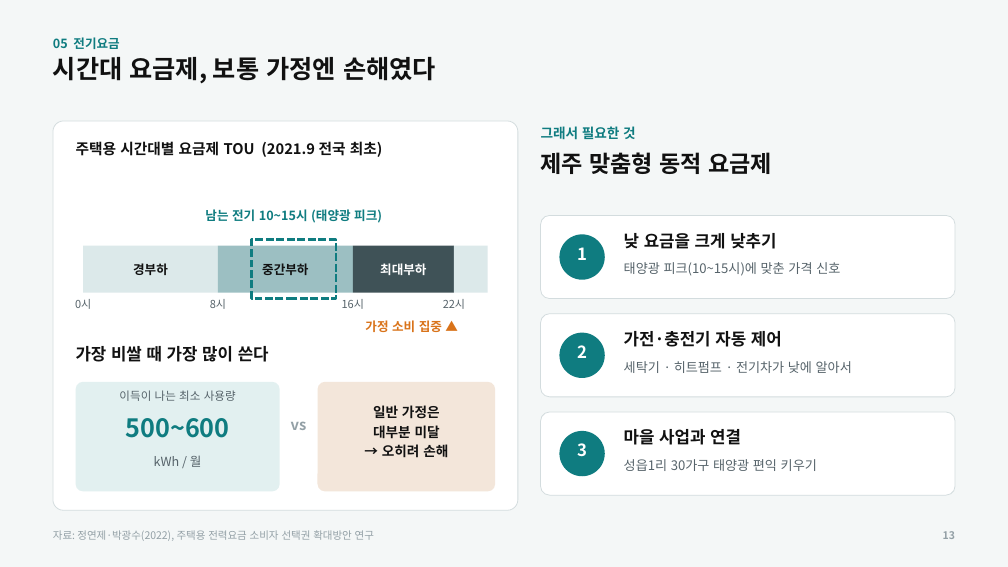
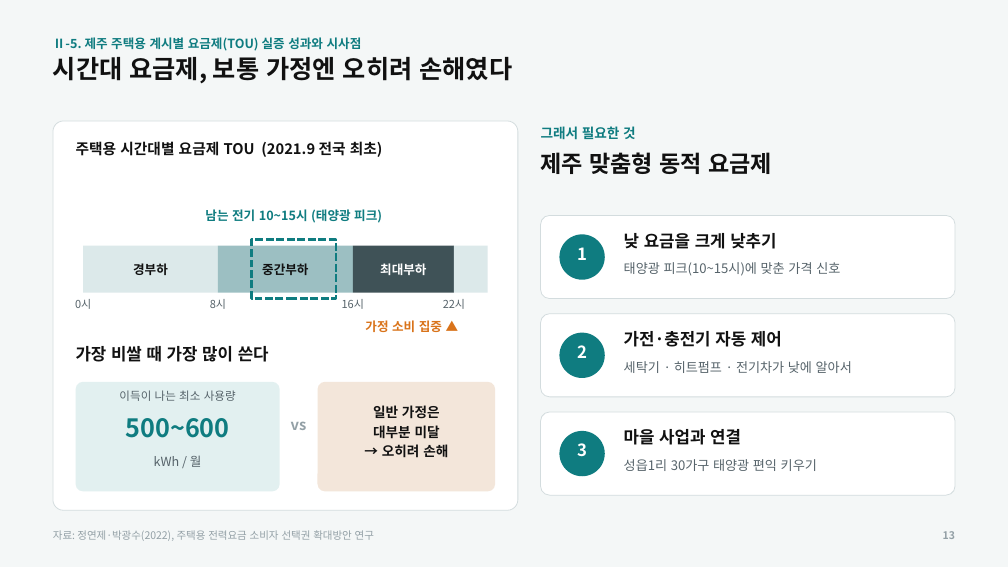
Before and after one commit to a44830300-arch/shaohong, a slide deck: slide 13 of 학업/전기/발표/분산에너지_발표_시안B.pptx. Drawn at 1008x567 pixels with LibreOffice and Linux fonts; fonts in the diff are those of the drawing. Boxes give left, top, right and bottom in pixels: in the first picture for what was removed or moved away, otherwise in the second. Text is boxed around its words. In the diff, an @@ line names an element or a change of style, - is before the commit and + after.

```diff
--- a/학업/전기/발표/분산에너지_발표_시안B.pptx
+++ b/학업/전기/발표/분산에너지_발표_시안B.pptx
@@ text at bbox=[53, 57, 513, 84]: text changed @@
-시간대 요금제, 보통 가정엔 손해였다
+시간대 요금제, 보통 가정엔 오히려 손해였다
@@ text at bbox=[53, 37, 362, 51]: text changed @@
-05 전기요금
+Ⅱ-5. 제주 주택용 계시별 요금제(TOU) 실증 성과와 시사점
```
Also in this commit, not shown: 16 other slides changed, 1 other file.
